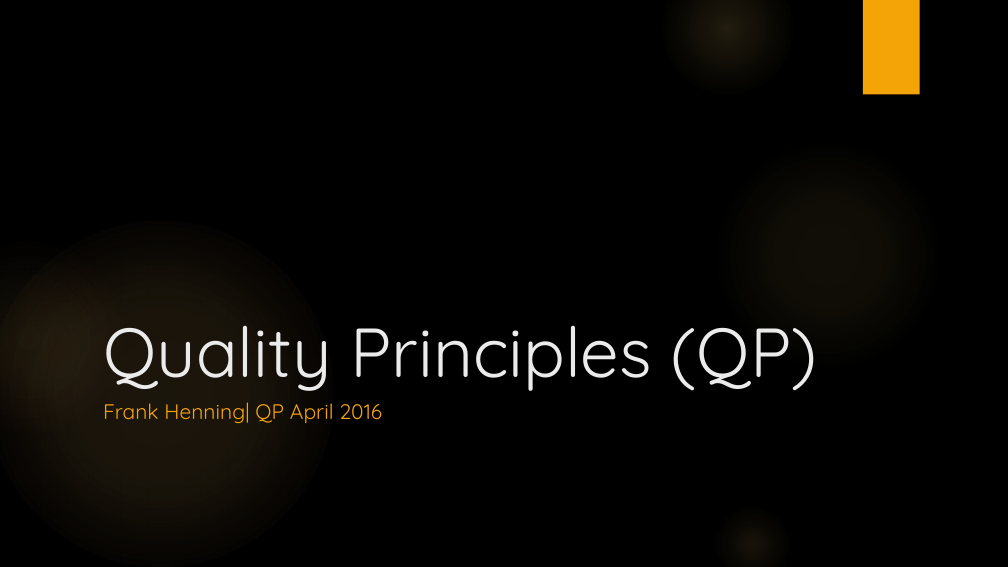
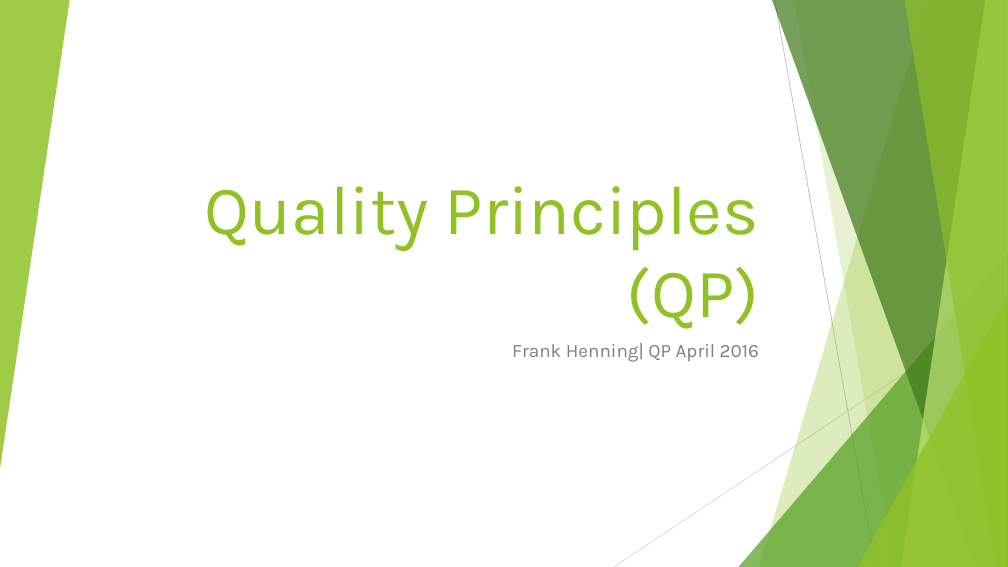
Before and after one commit to sd110/QP, a slide deck: slide 1 of QP Week 1.pptx. Drawn at 1008x567 pixels with LibreOffice and Linux fonts; fonts in the diff are those of the drawing; background and template pictures are left out. Boxes give left, top, right and bottom in pixels: in the first picture for what was removed or moved away, otherwise in the second. Text is boxed around its words. In the diff, an @@ line names an element or a change of style, - is before the commit and + after.

```diff
--- a/QP Week 1.pptx
+++ b/QP Week 1.pptx
@@ background picture (left out) to #FFFFFF @@
@@ group added at (0,0,1008,567): 5 freeform shapes, 3 triangles, 2 lines @@
@@ ellipse removed at (662,0,794,95) @@
@@ rectangle removed at (863,0,920,95) @@
@@ ellipse removed at (712,138,944,371) @@
@@ title "Quality Principles (QP)": place and size @@
-title "Quality Principles (QP)" at (103,325,818,391)
+title "Quality Principles (QP)" at (205,186,759,329)
@@ title "Quality Principles (QP)" at (205,186,759,329): font Quicksand to Karla, text colour #EBEBEB to #90C226; alignment left to right @@
@@ ellipse removed at (0,221,333,567) @@
@@ ellipse removed at (0,240,126,435) @@
@@ subtitle "Frank Henning| QP April 2016": place and size @@
-subtitle "Frank Henning| QP April 2016" at (103,402,382,423)
+subtitle "Frank Henning| QP April 2016" at (512,343,759,362)
@@ subtitle "Frank Henning| QP April 2016" at (512,343,759,362): size 20 to 18 pt, font Quicksand to Karla, text colour #F5A408 to #808080; alignment left to right @@
@@ ellipse removed at (712,504,793,567) @@
```
Also in this commit, not shown: 13 other slides changed, 1 other file.
